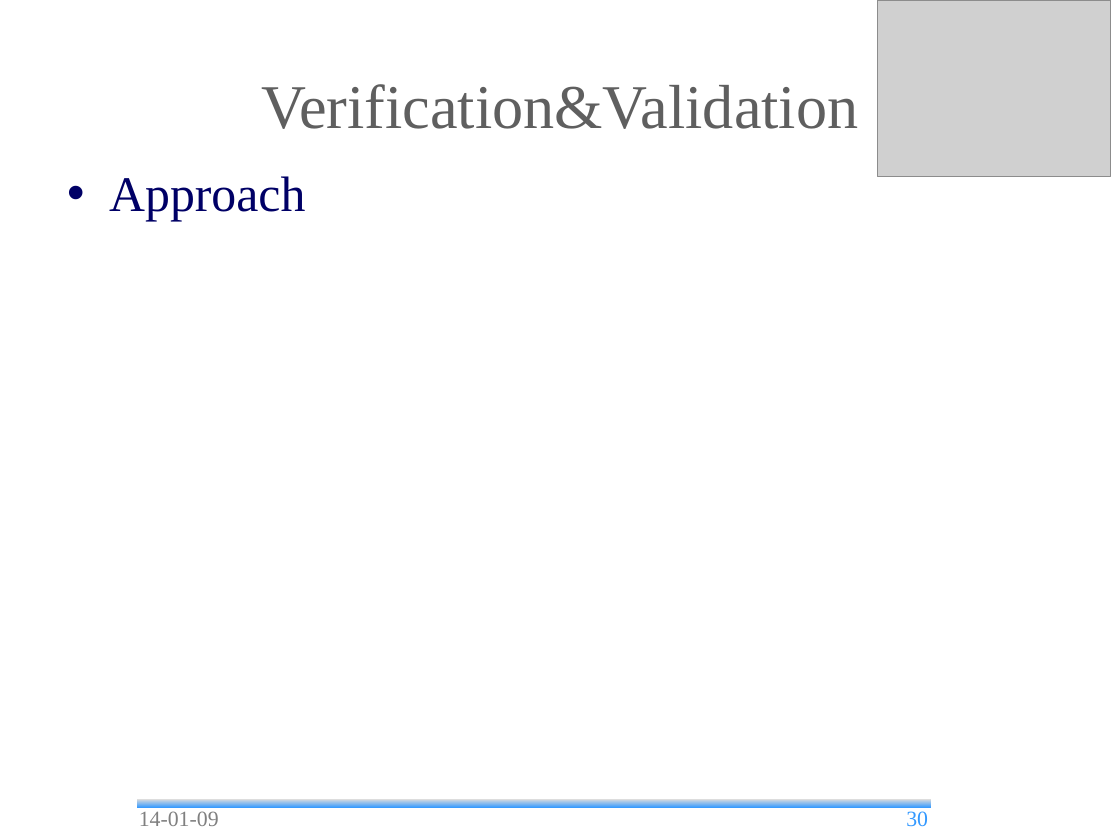
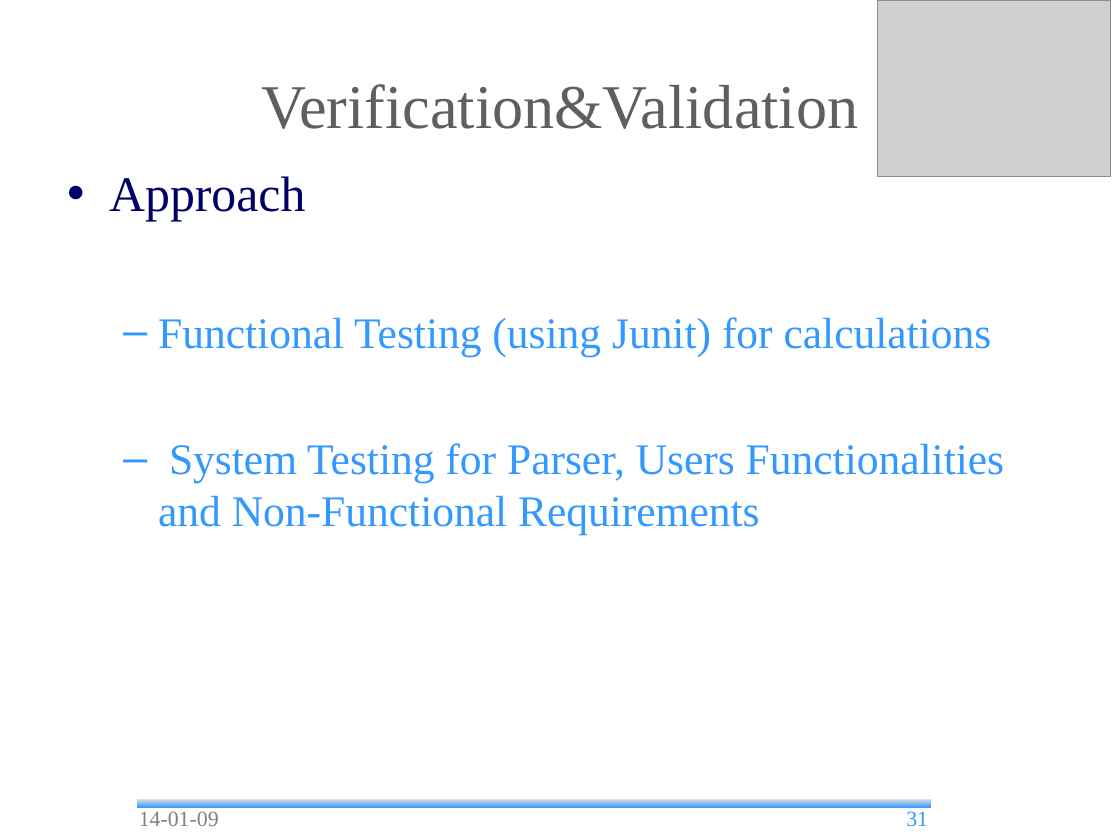
Before and after one commit to andrea-bottoli/DSD, a slide deck: slide 31 of Documentation/Presentations/Final_Presentation.odp (slide 30 before the commit). Drawn at 1120x840 pixels with LibreOffice and Linux fonts; fonts in the diff are those of the drawing; grey boxes stand for pictures; background and template pictures are left out. Boxes give left, top, right and bottom in pixels: in the first picture for what was removed or moved away, otherwise in the second. Text is boxed around its words. In the diff, an @@ line names an element or a change of style, - is before the commit and + after.

```diff
--- a/Documentation/Presentations/Final_Presentation.odp
+++ b/Documentation/Presentations/Final_Presentation.odp
@@ text at (158,317,1004,535): paragraphs added @@
+  – Functional Testing (using Junit) for calculations
+  – System Testing for Parser, Users Functionalities and Non-Functional Requirements
@@ page number at (906,811,928,827): text changed @@
-30
+31
```
Also in this commit, not shown: 3 other slides changed, 1 slide added.
